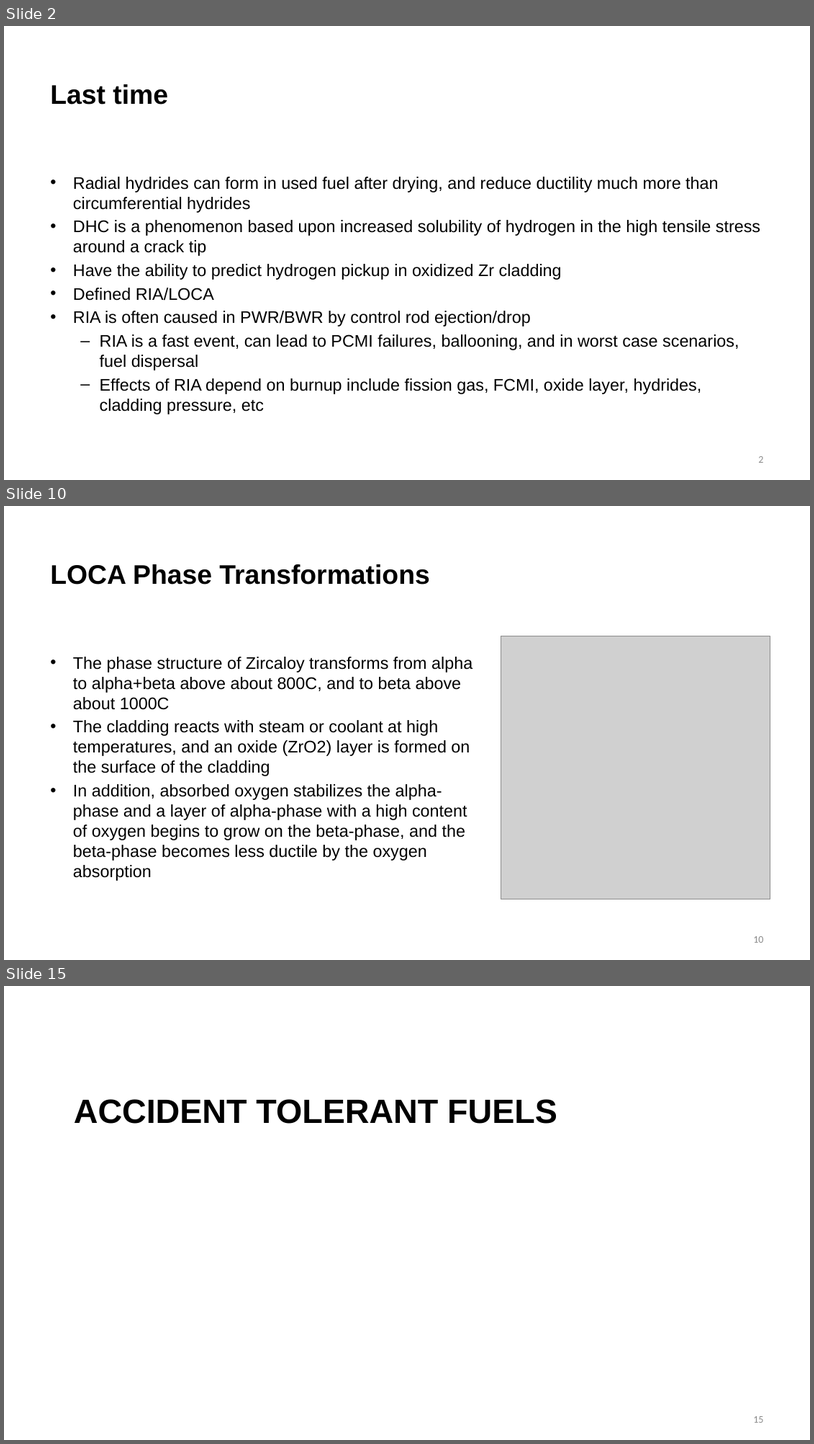
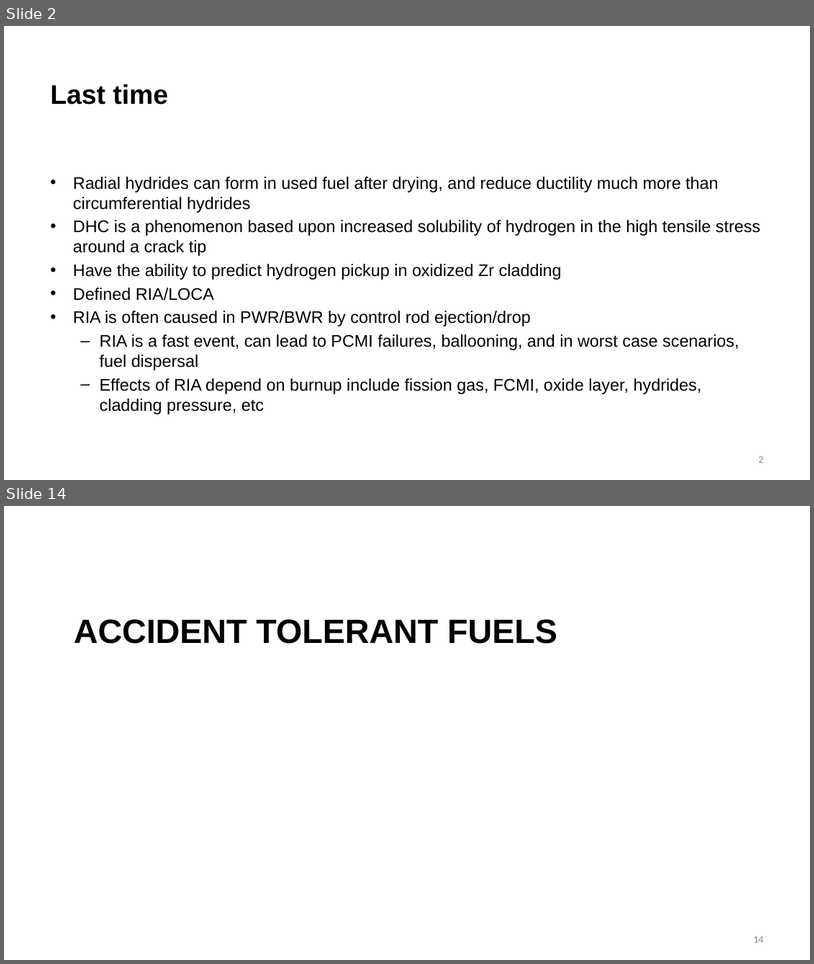
Before and after one commit to benbeeler/TEACHING, a slide deck: Nuclear_Fuel_Performance/NE533_Spring2026/Module4/Lec18_Accidents.pptx. Shown one above the other, each under a label of ours: slides 2, 10 and 15 before the commit, slides 2 and 14 after it; the slides between them are not shown. The pictures are 814x1444 and 814x964 pixels, drawn with LibreOffice and Linux fonts; fonts in the diff are those of the drawing; grey boxes stand for pictures; background and template pictures are left out. Boxes give left, top, right and bottom in pixels: in the first picture for what was removed or moved away, otherwise in the second. Text is boxed around its words. In the diff, an @@ line names an element or a change of style, - is before the commit and + after.

```diff
--- a/Nuclear_Fuel_Performance/NE533_Spring2026/Module4/Lec18_Accidents.pptx
+++ b/Nuclear_Fuel_Performance/NE533_Spring2026/Module4/Lec18_Accidents.pptx
@@ slide 10 removed at (4, 506, 810, 960), background #FFFFFF @@
@@ title removed at (50, 564, 430, 584) @@
-LOCA Phase Transformations
@@ text removed at (73, 656, 473, 880) @@
-• The phase structure of Zircaloy transforms from alpha to alpha+beta above about 800C, and to beta above about 1000C
-• The cladding reacts with steam or coolant at high temperatures, and an oxide (ZrO2) layer is formed on the surface of the cladding
-• In addition, absorbed oxygen stabilizes the alpha-phase and a layer of alpha-phase with a high content of oxygen begins to grow on the beta-phase, and the beta-phase becomes less ductile by the oxygen absorption
@@ picture removed at (502, 636, 771, 898) @@
@@ page number removed at (754, 936, 764, 942) @@
-10
@@ what was slide 15 is now slide 14 @@
@@ page number at (754, 936, 764, 942): text changed @@
-15
+14
```
Also in this commit, not shown: 6 slides added, 11 other slides removed, 29 other files.
